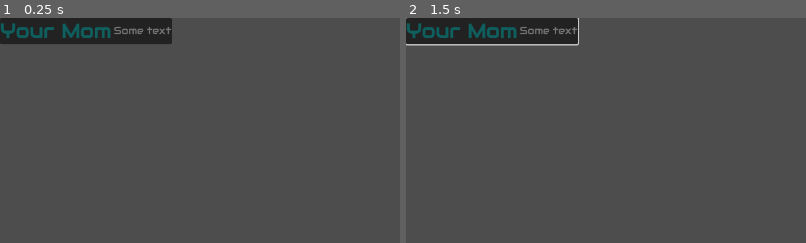
Above: before the commit, frames 1-2 (left to right).
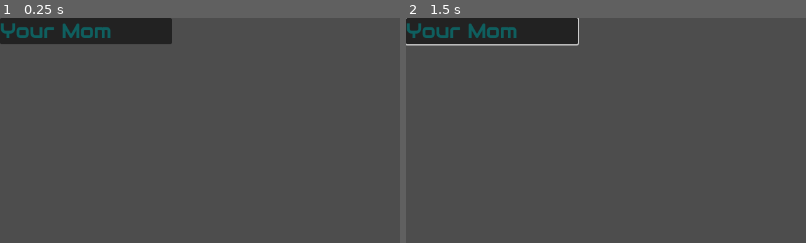
Above: after the commit, the same moments.

Repository: jollyroger182/tetric
Game: Godot game, scene res://scenes/components/level_item/level_item.tscn
The game is run twice, just before and just after one commit, with the same random seed, the same clock (stepped at 60 frames per second) and the same inputs. This scene is started directly instead of the project's main scene.
Inputs (mouse positions are % of the whole screen's width and height, from its top left):
- Up to frame 1 (0.25 s): no input
- Up to frame 2 (1.5 s): click (11, 3) at 0.5 s; tap Enter at 1.25 s; move the mouse to (72, 45) at 1.27 s; hold Right (right) from 1.28 s (still down); tap Y (redo) at 1.35 s; click (72, 45) at 1.42 s
The pictures show only the part of the screen within x 0-50%, y 0-50%; the shares and areas given below are measured in that part.

The runs differ from the first frame. In frame 1, 0.2% of the frame differs, in the area x 28-43%, y 4-8%; in frame 2, 0.2%.
Error in both runs: Invalid access to property or key 'title' on a base object of type 'Dictionary'. (res://scenes/components/level_item/level_item.gd:15)

Commit message:
add offset check and bug fixes

Diff:
--- a/scenes/components/level_item/level_item.tscn
+++ b/scenes/components/level_item/level_item.tscn
@@ -20,10 +20,6 @@
 text = "Your Mom"
 label_settings = ExtResource("2_r0ikd")
 
-[node name="Label2" type="Label" parent="MarginContainer/HBoxContainer"]
-layout_mode = 2
-text = "Some text"
-
 [node name="Button" type="Button" parent="."]
 layout_mode = 2
 
--- a/scenes/main/rhythm.gd
+++ b/scenes/main/rhythm.gd
@@ -30,7 +30,7 @@
 	for time in times:
 		var note = RhythmNote.instantiate()
 		note.conductor = conductor
-		note.time = time
+		note.time = time + Settings.offset / 1000.0
 		note.expired.connect(_on_note_expired)
 		container.add_child(note)
 		notes.append(note)
